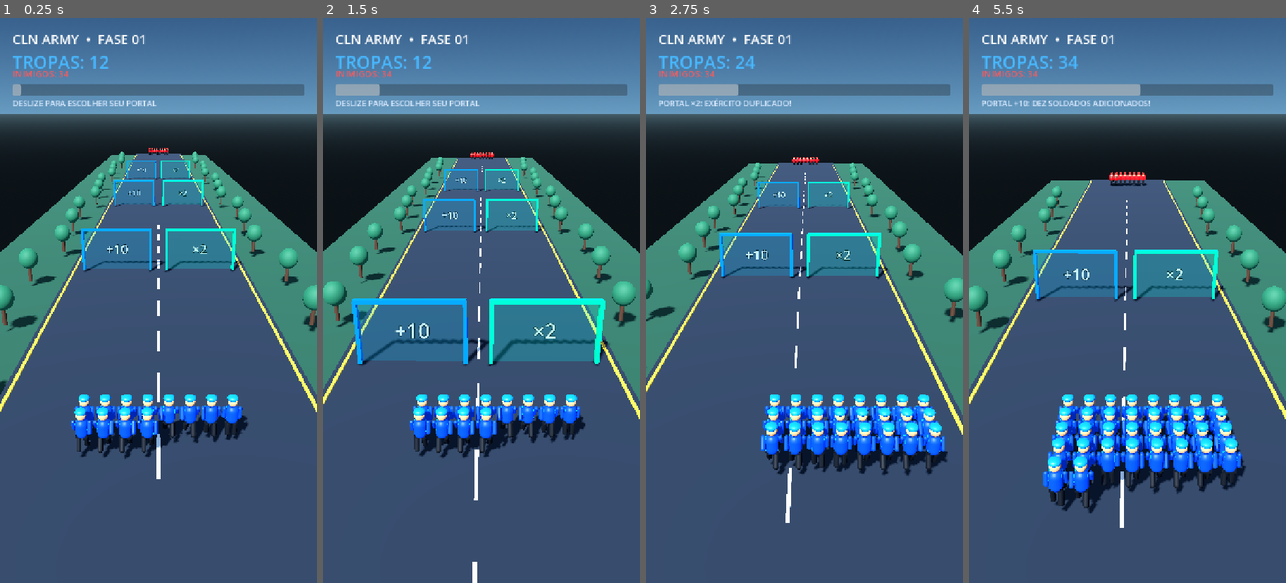
Above: before the commit, frames 1-4 (left to right).
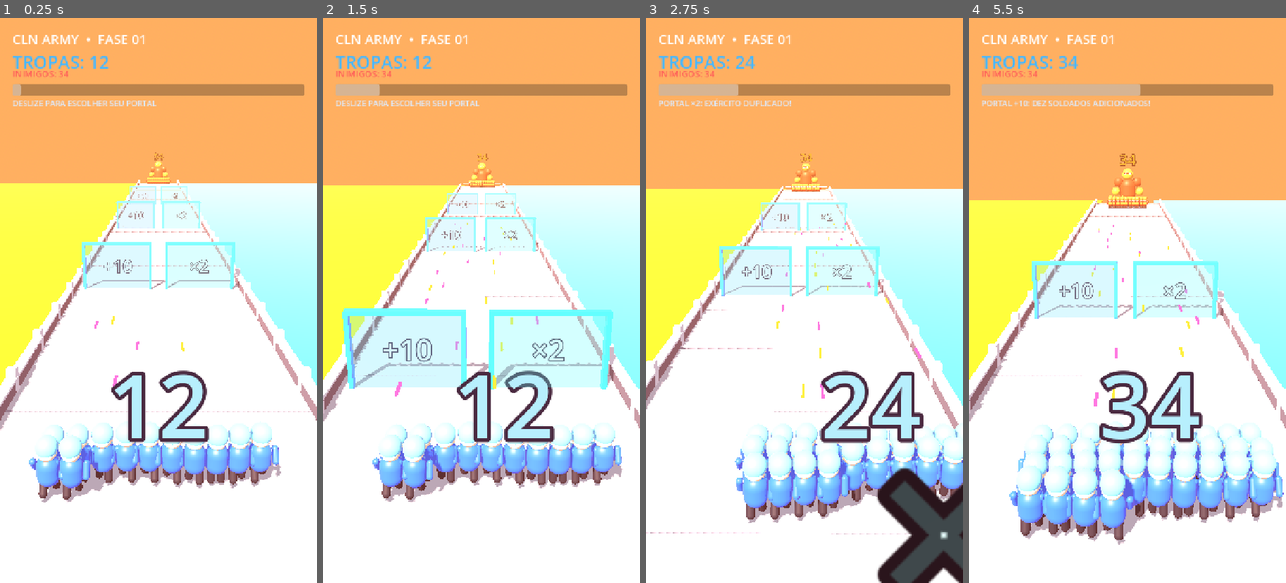
Above: after the commit, the same moments.

Repository: carlosgarena287-prog/CLN-ARMY-EVOLUTION
Game: Godot game, scene res://main.tscn
Same seed, same stepped clock (60 frames per second), same inputs: the game is played once before the commit and once after it.
Inputs (mouse positions are in pixels of both pictures, inside the frame that each line leads up to):
- Up to frame 1 (0.25 s): no input
- Up to frame 2 (1.5 s): move the mouse to (551, 272) at 0.52 s; click (551, 272) at 0.67 s; drag from (418, 328) to (465, 413) at 1.27 s
- Up to frame 3 (2.75 s): move the mouse to (836, 176) at 2.02 s; click (836, 176) at 2.17 s
- Up to frame 4 (5.5 s): drag from (1111, 413) to (1032, 215) at 2.77 s; move the mouse to (1222, 385) at 3.52 s; click (1222, 385) at 3.67 s; drag from (1032, 215) to (1079, 159) at 4.27 s; move the mouse to (1143, 300) at 5.02 s; click (1143, 300) at 5.17 s

The runs differ from the first frame. In frame 1, 99% of the frame differs, in the area x 0-100%, y 0-100%; in frame 2, 99%; in frame 3, 100%; in frame 4, 100%.

Commit message:
Update main.gd

Diff:
--- a/scripts/main.gd
+++ b/scripts/main.gd
@@ -1,13 +1,21 @@
-
 extends Node3D
 
 const START_ARMY: int = 12
-const MAX_VISIBLE: int = 64
+const MAX_VISIBLE: int = 80
 const TRACK_LENGTH: float = 112.0
 const GATE_ZS: Array[float] = [-22.0, -48.0, -74.0]
 const ENEMY_Z: float = -126.0
 const MAX_ARMY: int = 9999
 
+const COLS: int = 10
+const SPACING_X: float = 0.6
+const SPACING_Z: float = 0.62
+const BRIDGE_HALF: float = 5.2
+const GATE_X: float = 2.6
+const MAX_BULLETS: int = 48
+const CAM_HEIGHT: float = 8.4
+const CAM_BACK: float = 11.0
+
 var army_count: int = START_ARMY
 var enemy_count: int = 34
 var level: int = 1
@@ -22,6 +30,7 @@
 var run_clock: float = 0.0
 var battle_timer: float = 0.0
 var battle_tick_timer: float = 0.0
+var shoot_timer: float = 0.0
 
 var touch_down: bool = false
 var last_pointer_x: float = 0.0
@@ -31,10 +40,27 @@
 
 var army_root: Node3D
 var enemy_root: Node3D
+var boss: Node3D
 var camera: Camera3D
+
+var army_label: Label3D
+var enemy_label: Label3D
 
 var soldiers: Array[Dictionary] = []
 var enemies: Array[Dictionary] = []
+var bullets: Array[Dictionary] = []
+
+var bullet_materials: Array[StandardMaterial3D] = []
+
+var lava_material: StandardMaterial3D
+var water_material: StandardMaterial3D
+
+var mat_blue: StandardMaterial3D
+var mat_blue_light: StandardMaterial3D
+var mat_red: StandardMaterial3D
+var mat_red_light: StandardMaterial3D
+var mat_skin: StandardMaterial3D
+var mat_dark: StandardMaterial3D
 
 var hud_level: Label
 var hud_count: Label
@@ -53,6 +79,9 @@
 	_build_track()
 	_build_gates()
 	_build_armies()
+	_build_boss()
+	_build_bullets()
+	_build_labels()
 	_build_hud()
 
 	_refresh_army()
@@ -62,6 +91,10 @@
 
 func _process(delta: float) -> void:
 	run_clock += delta
+
+	# Lava "respirando" e boss balançando
+	lava_material.emission_energy_multiplier = 1.4 + sin(run_clock * 2.0) * 0.3
+	boss.position.y = sin(run_clock * 3.0) * 0.12
 
 	match game_state:
 		"running":
@@ -69,6 +102,15 @@
 		"battle":
 			_update_battle(delta)
 
+	if game_state == "running" or game_state == "battle":
+		shoot_timer -= delta
+		if shoot_timer <= 0.0:
+			shoot_timer = 0.07
+			_shoot()
+			_shoot()
+
+	_update_bullets(delta)
+
 
 func _update_running(delta: float) -> void:
 	progress = minf(progress + 11.0 * delta, TRACK_LENGTH)
@@ -85,25 +127,29 @@
 		-progress
 	)
 
+	_place_camera()
+
+	_animate_squad(soldiers, run_clock, 1.0)
+
+	_check_gates()
+
+	progress_bar.value = progress / TRACK_LENGTH * 100.0
+
+	if progress >= TRACK_LENGTH:
+		_start_battle()
+
+
+func _place_camera() -> void:
 	camera.position = Vector3(
 		player_x * 0.28,
-		10.5,
-		-progress + 13.5
+		CAM_HEIGHT,
+		-progress + CAM_BACK
 	)
 
 	camera.look_at(
-		Vector3(player_x * 0.18, 0.0, -progress - 13.0),
+		Vector3(player_x * 0.18, 0.8, -progress - 14.0),
 		Vector3.UP
 	)
-
-	_animate_squad(soldiers, run_clock, 1.0)
-
-	_check_gates()
-
-	progress_bar.value = progress / TRACK_LENGTH * 100.0
-
-	if progress >= TRACK_LENGTH:
-		_start_battle()
 
 
 func _input(event: InputEvent) -> void:
@@ -130,8 +176,8 @@
 func _move_player(delta_x: float) -> void:
 	target_x = clampf(
 		target_x + delta_x / 720.0 * 13.0,
-		-4.7,
-		4.7
+		-4.2,
+		4.2
 	)
 
 
@@ -144,35 +190,39 @@
 	var sky := Sky.new()
 	var sky_material := ProceduralSkyMaterial.new()
 
-	sky_material.sky_top_color = Color(0.055, 0.12, 0.24)
-	sky_material.sky_horizon_color = Color(0.32, 0.48, 0.62)
-	sky_material.ground_bottom_color = Color(0.055, 0.075, 0.09)
-	sky_material.ground_horizon_color = Color(0.22, 0.29, 0.32)
+	sky_material.sky_top_color = Color(0.20, 0.10, 0.24)
+	sky_material.sky_horizon_color = Color(1.0, 0.55, 0.25)
+	sky_material.ground_bottom_color = Color(0.45, 0.14, 0.05)
+	sky_material.ground_horizon_color = Color(1.0, 0.5, 0.2)
 
 	sky.sky_material = sky_material
 	env.sky = sky
 
 	env.ambient_light_source = Environment.AMBIENT_SOURCE_COLOR
-	env.ambient_light_color = Color(0.62, 0.72, 0.9)
-	env.ambient_light_energy = 0.75
+	env.ambient_light_color = Color(0.9, 0.82, 0.88)
+	env.ambient_light_energy = 0.9
 	env.tonemap_mode = Environment.TONE_MAPPER_FILMIC
+
+	env.fog_enabled = true
+	env.fog_light_color = Color(1.0, 0.55, 0.3)
+	env.fog_density = 0.004
 
 	world.environment = env
 	add_child(world)
 
 	var sun := DirectionalLight3D.new()
-	sun.rotation_degrees = Vector3(-48.0, -25.0, 0.0)
-	sun.light_energy = 1.35
+	sun.rotation_degrees = Vector3(-50.0, -25.0, 0.0)
+	sun.light_energy = 1.25
+	sun.light_color = Color(1.0, 0.93, 0.82)
 	sun.shadow_enabled = true
 	add_child(sun)
 
 	camera = Camera3D.new()
-	camera.position = Vector3(0.0, 10.5, 13.5)
-	camera.fov = 62.0
+	camera.fov = 60.0
 	camera.current = true
 	add_child(camera)
 
-	camera.look_at(Vector3(0.0, 0.0, -13.0), Vector3.UP)
+	_place_camera()
 
 
 func _mat(
@@ -205,7 +255,29 @@
 	return node
 
 
-func _mesh_cylinder(
+func _mesh_sphere(
+	parent: Node3D,
+	radius: float,
+	pos: Vector3,
+	material: Material
+) -> MeshInstance3D:
+	var node := MeshInstance3D.new()
+	var mesh := SphereMesh.new()
+
+	mesh.radius = radius
+	mesh.height = radius * 2.0
+	mesh.radial_segments = 16
+	mesh.rings = 8
+
+	node.mesh = mesh
+	node.position = pos
+	node.material_override = material
+
+	parent.add_child(node)
+	return node
+
+
+func _mesh_capsule(
 	parent: Node3D,
 	radius: float,
 	height: float,
@@ -213,12 +285,11 @@
 	material: Material
 ) -> MeshInstance3D:
 	var node := MeshInstance3D.new()
-	var mesh := CylinderMesh.new()
-
-	mesh.top_radius = radius
-	mesh.bottom_radius = radius
+	var mesh := CapsuleMesh.new()
+
+	mesh.radius = radius
 	mesh.height = height
-	mesh.radial_segments = 12
+	mesh.radial_segments = 16
 
 	node.mesh = mesh
 	node.position = pos
@@ -229,88 +300,97 @@
 
 
 func _build_track() -> void:
-	var asphalt := _mat(Color(0.105, 0.145, 0.19), 0.12, 0.88)
-	var edge := _mat(Color(0.95, 0.72, 0.22), 0.25, 0.45)
-	var stripe := _mat(Color(0.78, 0.86, 0.92))
-	var grass := _mat(Color(0.12, 0.25, 0.19))
-
+	var stone := _mat(Color(0.66, 0.67, 0.70), 0.0, 0.85)
+	var seam := _mat(Color(0.46, 0.47, 0.52), 0.0, 0.9)
+	var rail := _mat(Color(0.38, 0.40, 0.46), 0.3, 0.5)
+	var rail_top := _mat(Color(0.82, 0.84, 0.88), 0.2, 0.4)
+
+	lava_material = _mat(Color(1.0, 0.38, 0.05), 0.0, 0.6)
+	lava_material.emission_enabled = true
+	lava_material.emission = Color(1.0, 0.35, 0.04)
+	lava_material.emission_energy_multiplier = 1.4
+
+	water_material = _mat(Color(0.10, 0.50, 0.95), 0.0, 0.2)
+	water_material.emission_enabled = true
+	water_material.emission = Color(0.10, 0.40, 0.90)
+	water_material.emission_energy_multiplier = 0.6
+
+	var length: float = TRACK_LENGTH + 45.0
+	var center_z: float = -TRACK_LENGTH * 0.48
+
+	# Ponte de pedra
 	_mesh_box(
 		self,
-		Vector3(13.0, 0.42, TRACK_LENGTH + 45.0),
-		Vector3(0.0, -0.38, -TRACK_LENGTH * 0.48),
-		asphalt
-	)
-
-	for side in [-1.0, 1.0]:
+		Vector3(BRIDGE_HALF * 2.0, 0.6, length),
+		Vector3(0.0, -0.3, center_z),
+		stone
+	)
+
+	# Lava à esquerda, água à direita
+	_mesh_box(
+		self,
+		Vector3(60.0, 0.3, length + 40.0),
+		Vector3(-(BRIDGE_HALF + 30.0), -1.2, center_z),
+		lava_material
+	)
+
+	_mesh_box(
+		self,
+		Vector3(60.0, 0.3, length + 40.0),
+		Vector3(BRIDGE_HALF + 30.0, -1.2, center_z),
+		water_material
+	)
+
+	# Emendas das lajes
+	for i in range(30):
 		_mesh_box(
 			self,
-			Vector3(0.16, 0.045, TRACK_LENGTH + 40.0),
-			Vector3(side * 6.2, -0.15, -TRACK_LENGTH * 0.48),
-			edge
+			Vector3(BRIDGE_HALF * 2.0, 0.02, 0.1),
+			Vector3(0.0, 0.012, 10.0 - float(i) * 5.5),
+			seam
 		)
+
+	# Guarda-corpos e postes
+	for side in [-1.0, 1.0]:
+		var rail_x: float = side * (BRIDGE_HALF + 0.15)
 
 		_mesh_box(
 			self,
-			Vector3(7.0, 0.25, TRACK_LENGTH + 45.0),
-			Vector3(side * 10.0, -0.52, -TRACK_LENGTH * 0.48),
-			grass
+			Vector3(0.3, 0.5, length),
+			Vector3(rail_x, 0.25, center_z),
+			rail
 		)
 
-	for i in range(26):
 		_mesh_box(
 			self,
-			Vector3(0.12, 0.035, 2.2),
-			Vector3(0.0, -0.145, -float(i) * 4.3 - 2.0),
-			stripe
+			Vector3(0.42, 0.08, length),
+			Vector3(rail_x, 0.54, center_z),
+			rail_top
 		)
 
-	for side in [-1.0, 1.0]:
-		for i in range(15):
-			var tree := Node3D.new()
-
-			tree.position = Vector3(
-				side * (7.8 + float(i % 3) * 0.45),
-				0.0,
-				-float(i) * 7.2 - 5.0
+		for i in range(36):
+			_mesh_box(
+				self,
+				Vector3(0.36, 0.9, 0.36),
+				Vector3(rail_x, 0.45, 8.0 - float(i) * 4.0),
+				rail_top
 			)
-
-			add_child(tree)
-
-			_mesh_cylinder(
-				tree,
-				0.12,
-				1.2,
-				Vector3(0.0, 0.6, 0.0),
-				_mat(Color(0.24, 0.16, 0.11))
-			)
-
-			var crown := MeshInstance3D.new()
-			var sphere := SphereMesh.new()
-
-			sphere.radius = 0.62
-			sphere.height = 1.35
-
-			crown.mesh = sphere
-			crown.position = Vector3(0.0, 1.55, 0.0)
-			crown.material_override = _mat(Color(0.12, 0.34, 0.24))
-
-			tree.add_child(crown)
 
 
 func _build_gates() -> void:
 	for i in range(GATE_ZS.size()):
 		_make_gate(
-			-3.0,
+			-GATE_X,
 			GATE_ZS[i],
 			"+10",
 			Color(0.05, 0.43, 1.0)
 		)
 
 		_make_gate(
-			3.0,
+			GATE_X,
 			GATE_ZS[i],
 			"×2",
-			Color(0.0, 0.78, 0.48)
+			Color(0.0, 0.78, 0.75)
 		)
 
 
@@ -325,55 +405,70 @@
 	add_child(gate)
 
 	var glow := _mat(
-		Color(tint.r, tint.g, tint.b, 0.22),
-		0.15,
+		Color(tint.r, tint.g, tint.b, 0.28),
+		0.1,
 		0.25
 	)
 
 	glow.transparency = BaseMaterial3D.TRANSPARENCY_ALPHA
+	glow.emission_enabled = true
+	glow.emission = tint
+	glow.emission_energy_multiplier = 0.5
 
 	_mesh_box(
 		gate,
-		Vector3(4.8, 2.8, 0.22),
+		Vector3(4.2, 2.8, 0.2),
 		Vector3.ZERO,
 		glow
 	)
 
-	var frame_material := _mat(tint, 0.35, 0.28)
+	var frame_material := _mat(tint, 0.2, 0.3)
+	frame_material.emission_enabled = true
+	frame_material.emission = tint
+	frame_material.emission_energy_multiplier = 0.9
 
 	_mesh_box(
 		gate,
 		Vector3(0.18, 3.0, 0.3),
-		Vector3(-2.42, 0.0, 0.0),
+		Vector3(-2.1, 0.0, 0.0),
 		frame_material
 	)
 
 	_mesh_box(
 		gate,
 		Vector3(0.18, 3.0, 0.3),
-		Vector3(2.42, 0.0, 0.0),
+		Vector3(2.1, 0.0, 0.0),
 		frame_material
 	)
 
 	_mesh_box(
 		gate,
-		Vector3(4.95, 0.18, 0.3),
+		Vector3(4.35, 0.18, 0.3),
 		Vector3(0.0, 1.48, 0.0),
 		frame_material
 	)
 
 	var label := Label3D.new()
 	label.text = caption
-	label.font_size = 104
+	label.font_size = 120
 	label.pixel_size = 0.009
 	label.position = Vector3(0.0, 0.0, -0.19)
 	label.billboard = BaseMaterial3D.BILLBOARD_ENABLED
 	label.modulate = Color.WHITE
+	label.outline_size = 18
+	label.outline_modulate = Color(0.0, 0.1, 0.25)
 
 	gate.add_child(label)
 
 
 func _build_armies() -> void:
+	mat_blue = _mat(Color(0.10, 0.36, 0.95), 0.0, 0.45)
+	mat_blue_light = _mat(Color(0.35, 0.75, 1.0), 0.0, 0.35)
+	mat_red = _mat(Color(0.80, 0.12, 0.10), 0.0, 0.45)
+	mat_red_light = _mat(Color(1.0, 0.45, 0.20), 0.0, 0.35)
+	mat_skin = _mat(Color(1.0, 0.80, 0.65), 0.0, 0.6)
+	mat_dark = _mat(Color(0.10, 0.12, 0.18), 0.0, 0.65)
+
 	army_root = Node3D.new()
 	add_child(army_root)
 
@@ -394,120 +489,52 @@
 	var unit := Node3D.new()
 	parent.add_child(unit)
 
-	var blue := _mat(Color(0.035, 0.24, 0.78), 0.18, 0.48)
-	var blue_light := _mat(Color(0.08, 0.48, 1.0), 0.25, 0.38)
-
-	var red := _mat(Color(0.62, 0.055, 0.075), 0.15, 0.5)
-	var red_light := _mat(Color(0.95, 0.16, 0.12), 0.18, 0.42)
-
-	var uniform: Material = red if enemy else blue
-	var armor: Material = red_light if enemy else blue_light
-
-	var skin := _mat(Color(0.72, 0.49, 0.34))
-	var dark := _mat(Color(0.055, 0.07, 0.09), 0.1, 0.65)
-
-	var torso := MeshInstance3D.new()
-	var torso_mesh := CapsuleMesh.new()
-
-	torso_mesh.radius = 0.22
-	torso_mesh.height = 0.72
-	torso_mesh.radial_segments = 12
-
-	torso.mesh = torso_mesh
-	torso.position.y = 0.98
-	torso.material_override = uniform
-
-	unit.add_child(torso)
-
-	var vest := MeshInstance3D.new()
-	var vest_mesh := BoxMesh.new()
-
-	vest_mesh.size = Vector3(0.39, 0.42, 0.27)
-	vest.mesh = vest_mesh
-	vest.position = Vector3(0.0, 1.0, -0.035)
-	vest.material_override = armor
-
-	unit.add_child(vest)
-
-	var head := MeshInstance3D.new()
-	var head_mesh := SphereMesh.new()
-
-	head_mesh.radius = 0.17
-	head_mesh.height = 0.34
-
-	head.mesh = head_mesh
-	head.position.y = 1.48
-	head.material_override = skin
-
-	unit.add_child(head)
-
-	var helmet := MeshInstance3D.new()
-	var helmet_mesh := SphereMesh.new()
-
-	helmet_mesh.radius = 0.19
-	helmet_mesh.height = 0.22
-
-	helmet.mesh = helmet_mesh
-	helmet.position = Vector3(0.0, 1.62, 0.0)
-	helmet.material_override = armor
-
-	unit.add_child(helmet)
+	var uniform: Material = mat_red if enemy else mat_blue
+	var armor: Material = mat_red_light if enemy else mat_blue_light
+
+	# Corpo e cabeça maiores, estilo "fofinho"
+	_mesh_capsule(unit, 0.30, 0.85, Vector3(0.0, 0.80, 0.0), uniform)
+	_mesh_box(unit, Vector3(0.46, 0.30, 0.10), Vector3(0.0, 0.88, -0.26), armor)
+	_mesh_sphere(unit, 0.26, Vector3(0.0, 1.35, 0.0), mat_skin)
+	_mesh_sphere(unit, 0.29, Vector3(0.0, 1.47, 0.0), armor)
+	_mesh_box(unit, Vector3(0.32, 0.04, 0.18), Vector3(0.0, 1.36, -0.28), armor)
 
 	var left_arm := _make_limb(
 		unit,
-		Vector3(-0.27, 1.22, 0.0),
+		Vector3(-0.38, 1.05, 0.0),
 		uniform,
-		0.075,
-		0.48
+		0.09,
+		0.50
 	)
 
 	var right_arm := _make_limb(
 		unit,
-		Vector3(0.27, 1.22, 0.0),
+		Vector3(0.38, 1.05, 0.0),
 		uniform,
-		0.075,
-		0.48
+		0.09,
+		0.50
 	)
 
 	var left_leg := _make_limb(
 		unit,
-		Vector3(-0.12, 0.62, 0.0),
-		dark,
-		0.09,
-		0.58
+		Vector3(-0.13, 0.50, 0.0),
+		mat_dark,
+		0.11,
+		0.50
 	)
 
 	var right_leg := _make_limb(
 		unit,
-		Vector3(0.12, 0.62, 0.0),
-		dark,
-		0.09,
-		0.58
-	)
-
-	_mesh_box(
-		unit,
-		Vector3(0.38, 0.09, 0.29),
-		Vector3(0.0, 0.72, 0.0),
-		dark
-	)
-
-	_mesh_box(
-		unit,
-		Vector3(0.10, 0.12, 0.025),
-		Vector3(0.0, 1.12, -0.17),
-		skin
-	)
-
-	var row: int = index / 8
-	var col: int = index % 8
-
-	unit.position = Vector3(
-		(float(col) - 3.5) * 0.72,
-		0.0,
-		float(row) * 0.78
-	)
-
+		Vector3(0.13, 0.50, 0.0),
+		mat_dark,
+		0.11,
+		0.50
+	)
+
+	if enemy:
+		unit.rotation.y = PI
+
+	unit.position = _slot(index, enemy)
 	unit.visible = false
 
 	return {
@@ -518,6 +545,25 @@
 		"rl": right_leg,
 		"phase": float(index) * 0.55
 	}
+
+
+func _slot(i: int, enemy: bool) -> Vector3:
+	var row: int = i / COLS
+	var col: int = i % COLS
+
+	var jitter_x: float = sin(float(i) * 12.9898) * 0.07
+	var jitter_z: float = cos(float(i) * 7.233) * 0.07
+
+	var z: float = float(row) * SPACING_Z
+
+	if enemy:
+		z = -z
+
+	return Vector3(
+		(float(col) - float(COLS - 1) * 0.5) * SPACING_X + jitter_x,
+		0.0,
+		z + jitter_z
+	)
 
 
 func _make_limb(
@@ -547,33 +593,171 @@
 	return pivot
 
 
+func _build_boss() -> void:
+	boss = Node3D.new()
+	boss.position = Vector3(0.0, 0.0, -6.5)
+	enemy_root.add_child(boss)
+
+	var body_mat := _mat(Color(0.85, 0.20, 0.12), 0.0, 0.5)
+	var skin_mat := _mat(Color(1.0, 0.55, 0.20), 0.0, 0.5)
+	var dark_mat := _mat(Color(0.25, 0.08, 0.06), 0.0, 0.7)
+
+	_mesh_capsule(boss, 1.3, 3.8, Vector3(0.0, 2.4, 0.0), body_mat)
+	_mesh_sphere(boss, 0.95, Vector3(0.0, 4.9, 0.0), skin_mat)
+	_mesh_box(boss, Vector3(1.3, 0.18, 0.2), Vector3(0.0, 5.1, 0.85), dark_mat)
+
+	for side in [-1.0, 1.0]:
+		_mesh_sphere(boss, 0.8, Vector3(side * 1.5, 3.7, 0.0), body_mat)
+		_mesh_sphere(boss, 0.7, Vector3(side * 1.95, 2.2, 0.35), skin_mat)
+		_mesh_sphere(boss, 0.18, Vector3(side * 0.35, 5.0, 0.95), _white_mat())
+
+
+func _white_mat() -> StandardMaterial3D:
+	return _mat(Color(1.0, 1.0, 1.0), 0.0, 0.4)
+
+
+func _build_bullets() -> void:
+	var colors: Array[Color] = [
+		Color(1.0, 0.90, 0.20),
+		Color(1.0, 0.35, 0.80)
+	]
+
+	for c in colors:
+		var m := StandardMaterial3D.new()
+		m.albedo_color = c
+		m.shading_mode = BaseMaterial3D.SHADING_MODE_UNSHADED
+		bullet_materials.append(m)
+
+	var mesh := BoxMesh.new()
+	mesh.size = Vector3(0.09, 0.09, 0.8)
+
+	for i in range(MAX_BULLETS):
+		var node := MeshInstance3D.new()
+		node.mesh = mesh
+		node.material_override = bullet_materials[i % 2]
+		node.visible = false
+		node.cast_shadow = GeometryInstance3D.SHADOW_CASTING_SETTING_OFF
+		add_child(node)
+
+		bullets.append({
+			"node": node,
+			"life": 0.0
+		})
+
+
+func _shoot() -> void:
+	var shown: int = mini(army_count, MAX_VISIBLE)
+
+	if shown <= 0:
+		return
+
+	for b in bullets:
+		var life: float = b["life"]
+
+		if life > 0.0:
+			continue
+
+		var src: Dictionary = soldiers[randi() % shown]
+		var unit: Node3D = src["node"]
+		var node: MeshInstance3D = b["node"]
+
+		node.position = army_root.position + unit.position + Vector3(0.0, 1.1, -0.5)
+		node.visible = true
+		b["life"] = 1.1
+		return
+
+
+func _update_bullets(delta: float) -> void:
+	for b in bullets:
+		var life: float = b["life"]
+
+		if life <= 0.0:
+			continue
+
+		life -= delta
+		b["life"] = life
+
+		var node: MeshInstance3D = b["node"]
+		node.position.z -= 48.0 * delta
+
+		if life <= 0.0:
+			node.visible = false
+
+
+func _build_labels() -> void:
+	army_label = Label3D.new()
+	army_label.font_size = 180
+	army_label.pixel_size = 0.011
+	army_label.position = Vector3(0.0, 3.0, 1.2)
+	army_label.billboard = BaseMaterial3D.BILLBOARD_ENABLED
+	army_label.no_depth_test = true
+	army_label.modulate = Color(0.55, 0.88, 1.0)
+	army_label.outline_size = 30
+	army_label.outline_modulate = Color(0.02, 0.08, 0.2)
+	army_root.add_child(army_label)
+
+	enemy_label = Label3D.new()
+	enemy_label.font_size = 200
+	enemy_label.pixel_size = 0.012
+	enemy_label.position = Vector3(0.0, 7.2, -6.5)
+	enemy_label.billboard = BaseMaterial3D.BILLBOARD_ENABLED
+	enemy_label.no_depth_test = true
+	enemy_label.modulate = Color(1.0, 0.62, 0.12)
+	enemy_label.outline_size = 32
+	enemy_label.outline_modulate = Color(0.2, 0.03, 0.0)
+	enemy_root.add_child(enemy_label)
+
+
+func _spawn_pop(
+	pos: Vector3,
+	text: String,
+	color: Color,
+	size: int = 140
+) -> void:
+	var label := Label3D.new()
+	label.text = text
+	label.font_size = size
+	label.pixel_size = 0.012
+	label.billboard = BaseMaterial3D.BILLBOARD_ENABLED
+	label.no_depth_test = true
+	label.modulate = color
+	label.outline_size = 28
+	label.outline_modulate = Color(0.05, 0.05, 0.10)
+	label.position = pos
+	add_child(label)
+
+	var tween := label.create_tween()
+	tween.set_parallel(true)
+	tween.tween_property(label, "position:y", pos.y + 3.0, 0.9)
+	tween.tween_property(label, "modulate:a", 0.0, 0.6).set_delay(0.3)
+	tween.chain().tween_callback(label.queue_free)
+
+
 func _refresh_army() -> void:
-	_set_squad_visibility(soldiers, army_count)
+	_set_squad_visibility(soldiers, army_count, false)
 
 
 func _refresh_enemy() -> void:
-	_set_squad_visibility(enemies, enemy_count)
+	_set_squad_visibility(enemies, enemy_count, true)
+
+	boss.visible = enemy_count > 0
+
+	var boss_scale: float = minf(1.0 + float(level - 1) * 0.08, 1.8)
+	boss.scale = Vector3(boss_scale, boss_scale, boss_scale)
 
 
 func _set_squad_visibility(
 	squad: Array[Dictionary],
-	amount: int
+	amount: int,
+	enemy: bool
 ) -> void:
 	var shown: int = mini(amount, MAX_VISIBLE)
 
 	for i in range(squad.size()):
-		var row: int = i / 8
-		var col: int = i % 8
-
 		var node: Node3D = squad[i]["node"]
 
 		node.visible = i < shown
-
-		node.position = Vector3(
-			(float(col) - 3.5) * 0.72,
-			0.0,
-			float(row) * 0.78
-		)
+		node.position = _slot(i, enemy)
 
 
 func _animate_squad(
@@ -611,9 +795,19 @@
 			if player_x < 0.0:
 				army_count = mini(army_count + 10, MAX_ARMY)
 				hud_hint.text = "PORTAL +10: DEZ SOLDADOS ADICIONADOS!"
+				_spawn_pop(
+					Vector3(player_x, 3.4, -progress),
+					"+10",
+					Color(0.45, 0.85, 1.0)
+				)
 			else:
 				army_count = mini(army_count * 2, MAX_ARMY)
 				hud_hint.text = "PORTAL ×2: EXÉRCITO DUPLICADO!"
+				_spawn_pop(
+					Vector3(player_x, 3.4, -progress),
+					"×2",
+					Color(0.4, 1.0, 0.9)
+				)
 
 			_refresh_army()
 			_update_hud()
@@ -720,6 +914,9 @@
 	hud_count.text = "TROPAS: %d" % army_count
 	hud_enemy.text = "INIMIGOS: %d" % enemy_count
 
+	army_label.text = str(army_count)
+	enemy_label.text = str(enemy_count)
+
 
 func _start_battle() -> void:
 	game_state = "battle"
@@ -788,6 +985,20 @@
 
 	army_count = maxi(0, army_count - player_losses)
 	enemy_count = maxi(0, enemy_count - enemy_losses)
+
+	_spawn_pop(
+		army_root.position + Vector3(0.0, 3.8, 0.0),
+		"-%d" % player_losses,
+		Color(1.0, 0.35, 0.35),
+		110
+	)
+
+	_spawn_pop(
+		enemy_root.position + Vector3(0.0, 8.2, -6.5),
+		"-%d" % enemy_losses,
+		Color(1.0, 0.9, 0.3),
+		130
+	)
 
 	_refresh_army()
 	_refresh_enemy()
@@ -846,8 +1057,7 @@
 	army_root.position = Vector3.ZERO
 	enemy_root.position = Vector3(0.0, 0.0, ENEMY_Z)
 
-	camera.position = Vector3(0.0, 10.5, 13.5)
-	camera.look_at(Vector3(0.0, 0.0, -13.0), Vector3.UP)
+	_place_camera()
 
 	result_panel.visible = false
 
